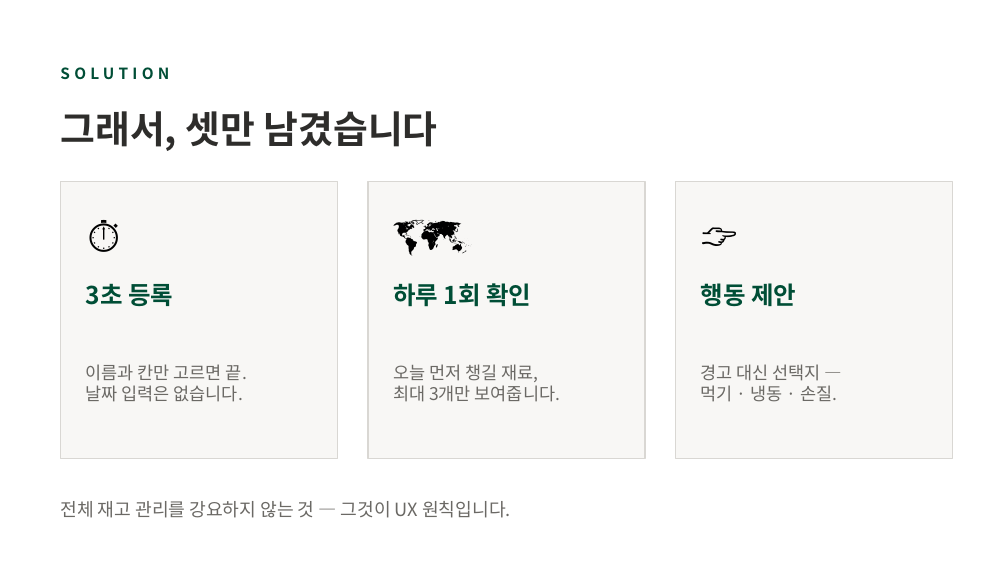
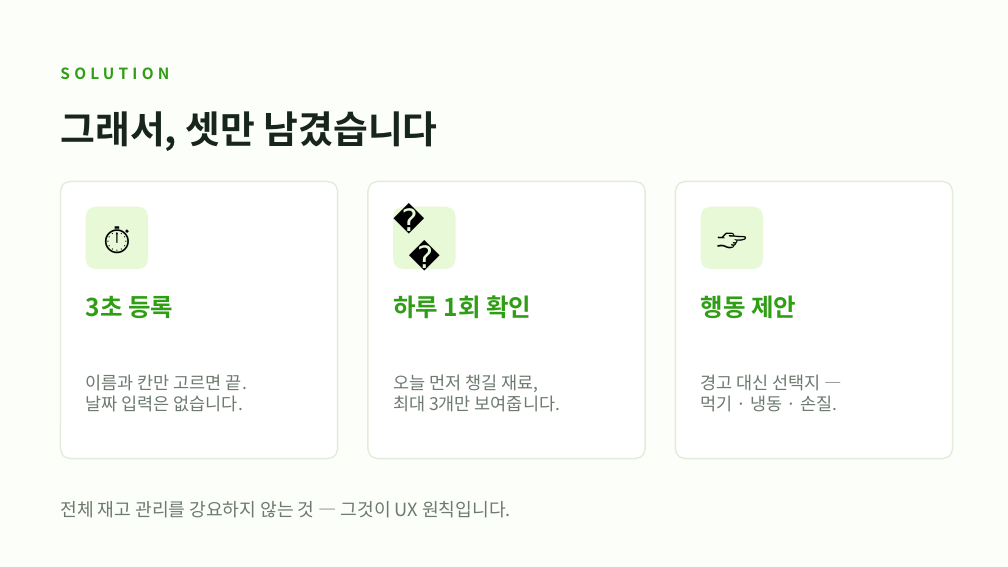
Before and after one commit to stkd9w57jm-oss/igeomeonjeo, a slide deck: slide 4 of docs/이거먼저-발표.pptx. Drawn at 1008x567 pixels with LibreOffice and Linux fonts; fonts in the diff are those of the drawing. Boxes give left, top, right and bottom in pixels: in the first picture for what was removed or moved away, otherwise in the second. Text is boxed around its words. In the diff, an @@ line names an element or a change of style, - is before the commit and + after.

```diff
--- a/docs/이거먼저-발표.pptx
+++ b/docs/이거먼저-발표.pptx
@@ background #FFFFFF to #FCFEF9 @@
@@ text "그래서, 셋만 남겼습니다" at (x1=60, y1=111, x2=438, y2=151): text colour #2E2D2B to #17251C @@
@@ rounded rectangle at (x1=60, y1=181, x2=338, y2=459): rectangle to rounded rectangle; fill #F8F7F5 to #FFFFFF; outline #D9D7D3 1 pt to #E3ECDA 1 pt @@
@@ rounded rectangle added at (x1=86, y1=207, x2=148, y2=269), fill #E7F9D7 @@
@@ rectangle removed at (x1=368, y1=181, x2=645, y2=459) @@
@@ rounded rectangle added at (x1=368, y1=181, x2=645, y2=459), fill #FFFFFF, outline #E3ECDA 1 pt @@
@@ rounded rectangle added at (x1=393, y1=207, x2=456, y2=269), fill #E7F9D7 @@
@@ rectangle removed at (x1=675, y1=181, x2=953, y2=459) @@
@@ rounded rectangle added at (x1=675, y1=181, x2=953, y2=459), fill #FFFFFF, outline #E3ECDA 1 pt @@
@@ size 26 to 22 pt; alignment left to centre in 3 elements at (x1=86, y1=207, x2=148, y2=269), (x1=393, y1=207, x2=456, y2=269), (x1=701, y1=207, x2=763, y2=269) @@
@@ rounded rectangle added at (x1=701, y1=207, x2=763, y2=269), fill #E7F9D7 @@
@@ text colour #004E36 to #2F9E14 in 4 elements at (x1=60, y1=67, x2=169, y2=79), (x1=86, y1=295, x2=173, y2=318), (x1=393, y1=295, x2=531, y2=319), (x1=701, y1=295, x2=796, y2=319) @@
@@ 6 texts moved together from (x1=86, y1=283, x2=837, y2=402) to (x1=86, y1=295, x2=837, y2=412) @@
@@ text colour #6B6965 to #6D7A6F in 4 elements at (x1=60, y1=501, x2=511, y2=518), (x1=86, y1=374, x2=247, y2=412), (x1=393, y1=374, x2=560, y2=412), (x1=701, y1=374, x2=837, y2=412) @@
```
Also in this commit, not shown: 10 other slides changed.
